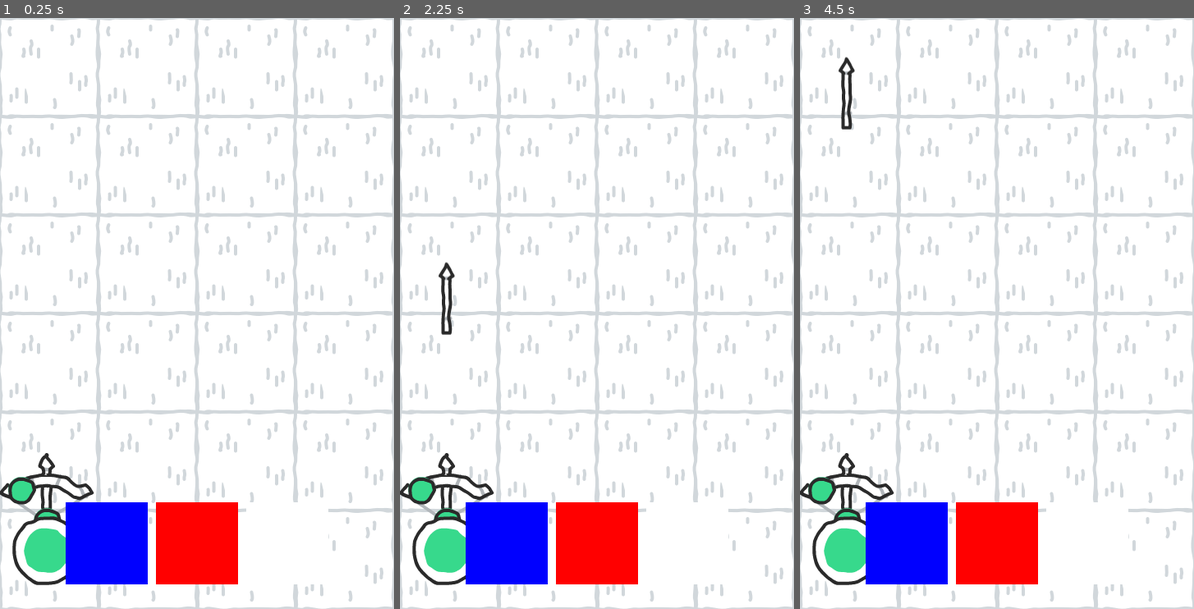
Above: before the commit, frames 1-3 (left to right).
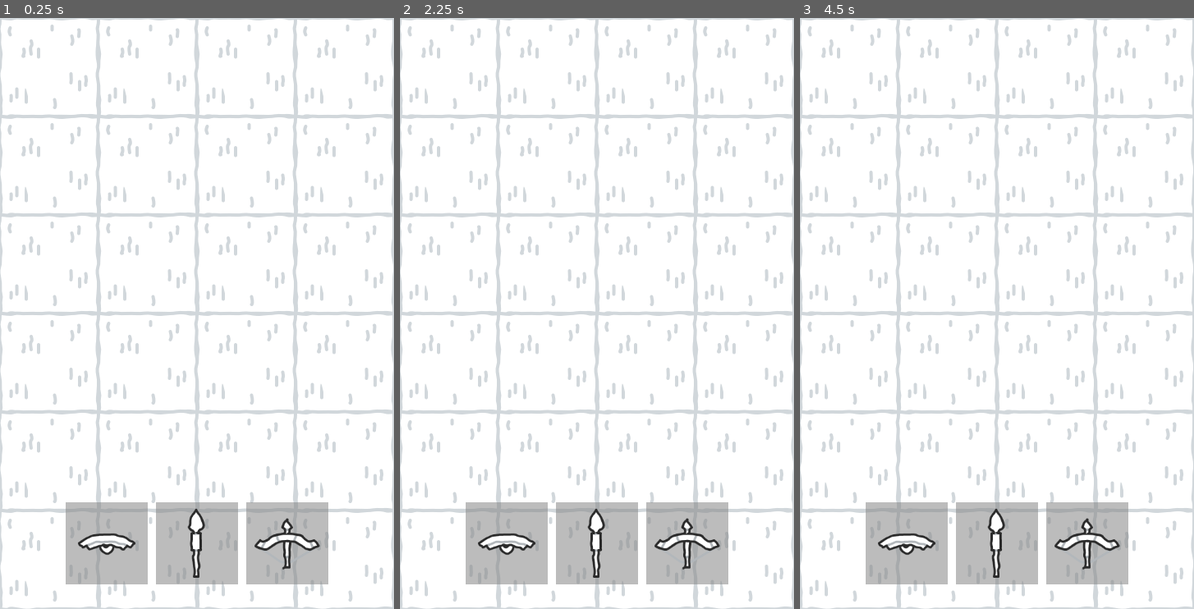
Above: after the commit, the same moments.

Repository: martinboue/ludum-dare-54
Game: Godot game, scene res://src/world.tscn
Same seed, same stepped clock (60 frames per second), same inputs: the game is played once before the commit and once after it.
Inputs (mouse positions are in pixels of both pictures, inside the frame that each line leads up to):
- Up to frame 1 (0.25 s): no input
- Up to frame 2 (2.25 s): tap Enter at 0.5, 2 s; move the mouse to (447, 65) at 0.52 s; click (447, 65) at 0.67 s; tap Space at 1.25 s; move the mouse to (447, 65) at 1.27 s; click (447, 65) at 1.42 s; move the mouse to (447, 165) at 2.02 s; click (447, 165) at 2.17 s
- Up to frame 3 (4.5 s): move the mouse to (847, 165) at 2.77 s; click (847, 165) at 2.92 s; tap Space at 3.5 s; move the mouse to (847, 266) at 3.52 s; click (847, 266) at 3.67 s; move the mouse to (847, 266) at 4.27 s; click (847, 266) at 4.42 s

The runs differ from the first frame. In frame 1, 10% of the frame differs, in the area x 0-84%, y 73-96%; in frame 2, 11%; in frame 3, 11%, in the area x 0-84%, y 6-96%.

Commit message:
feat: change unit type based on unit picker used

Diff:
--- a/src/hud.tscn
+++ b/src/hud.tscn
@@ -1,8 +1,11 @@
-[gd_scene load_steps=4 format=3 uid="uid://5wxrk2uhicqd"]
+[gd_scene load_steps=7 format=3 uid="uid://5wxrk2uhicqd"]
 
 [ext_resource type="Script" path="res://src/hud.gd" id="1_qj2h8"]
 [ext_resource type="PackedScene" uid="uid://d4cr3cqb57b63" path="res://src/unit_picker.tscn" id="1_vqrfc"]
 [ext_resource type="PackedScene" uid="uid://hxlj6ss44p5n" path="res://src/hud/defeat/defeat.tscn" id="3_3uo3g"]
+[ext_resource type="Texture2D" uid="uid://dsjolfdih043w" path="res://src/units/shielder/shield_curved.png" id="3_x1hve"]
+[ext_resource type="Texture2D" uid="uid://dvncsglnslsqn" path="res://src/units/soldier/weapon_spear.png" id="4_gygad"]
+[ext_resource type="Texture2D" uid="uid://5ctua252tcvj" path="res://src/units/archer/bow_loaded.png" id="5_hh532"]
 
 [node name="HUD" type="CanvasLayer"]
 script = ExtResource("1_qj2h8")
@@ -22,15 +25,29 @@
 
 [node name="DefenderUnit" parent="HBoxContainer" instance=ExtResource("1_vqrfc")]
 layout_mode = 2
-color = Color(0, 0, 1, 1)
+
+[node name="Sprite2D" type="Sprite2D" parent="HBoxContainer/DefenderUnit"]
+position = Vector2(50, 51)
+scale = Vector2(0.664063, 0.664063)
+texture = ExtResource("3_x1hve")
 
 [node name="SoldierUnit" parent="HBoxContainer" instance=ExtResource("1_vqrfc")]
 layout_mode = 2
-color = Color(1, 0, 0, 1)
 value = 1
+
+[node name="Sprite2D" type="Sprite2D" parent="HBoxContainer/SoldierUnit"]
+position = Vector2(49, 50)
+scale = Vector2(0.6875, 0.6875)
+texture = ExtResource("4_gygad")
 
 [node name="ArcherUnit" parent="HBoxContainer" instance=ExtResource("1_vqrfc")]
 layout_mode = 2
+value = 2
+
+[node name="Sprite2D" type="Sprite2D" parent="HBoxContainer/ArcherUnit"]
+position = Vector2(50, 50)
+scale = Vector2(0.691406, 0.691406)
+texture = ExtResource("5_hh532")
 
 [node name="Defeat" parent="." instance=ExtResource("3_3uo3g")]
 anchors_preset = 8
--- a/src/map/map.gd
+++ b/src/map/map.gd
@@ -10,7 +10,11 @@
 var spawner_scene = preload("res://src/map/spawner/spawner.tscn")
 
 # Units scenes
-var wall_scene = preload("res://src/units/shielder/shielder.tscn")
+var unit_scenes = [
+	preload("res://src/units/shielder/shielder.tscn"),
+	preload("res://src/units/shielder/shielder.tscn"),
+	preload("res://src/units/archer/archer.tscn")
+]
 
 @onready var cell_width = tilemap.tile_set.tile_size.x
 @onready var cell_height = tilemap.tile_set.tile_size.y
@@ -61,8 +65,7 @@
 
 func spawn_friendly_unit_at(unit_type, col, row) -> void:
 	# Todo handle unit type
-	var unit = null
-	unit = wall_scene.instantiate()
+	var unit = unit_scenes[unit_type].instantiate()
 	unit.position.x = col * cell_width + cell_width / 2.0
 	unit.position.y = nb_row * cell_height
 	add_child(unit)
--- a/src/unit_picker.tscn
+++ b/src/unit_picker.tscn
@@ -14,6 +14,7 @@
 grow_horizontal = 2
 grow_vertical = 2
 scale = Vector2(0.883273, 0.883273)
+color = Color(0.509804, 0.509804, 0.509804, 0.533333)
 script = ExtResource("1_s5oal")
 
 [node name="Border" type="ColorRect" parent="."]
--- a/src/world.tscn
+++ b/src/world.tscn
@@ -1,19 +1,14 @@
-[gd_scene load_steps=5 format=3 uid="uid://5xxp6pditk76"]
+[gd_scene load_steps=4 format=3 uid="uid://5xxp6pditk76"]
 
 [ext_resource type="Script" path="res://src/world.gd" id="1_0r1rl"]
 [ext_resource type="PackedScene" uid="uid://5wxrk2uhicqd" path="res://src/hud.tscn" id="1_jnbij"]
 [ext_resource type="PackedScene" uid="uid://dv8et4lw8l01b" path="res://src/map/map.tscn" id="1_yghnl"]
-[ext_resource type="PackedScene" uid="uid://dcs2ldo4irlkm" path="res://src/units/archer/archer.tscn" id="3_hos37"]
 
 [node name="World" type="Node2D"]
 script = ExtResource("1_0r1rl")
 
 [node name="Map" parent="." instance=ExtResource("1_yghnl")]
 
-[node name="Archer" parent="Map" instance=ExtResource("3_hos37")]
-position = Vector2(57, 649)
-speed = 0
-
 [node name="HUD" parent="." instance=ExtResource("1_jnbij")]
 
 [connection signal="cell_clicked" from="Map" to="." method="_on_map_cell_clicked"]
Binary file added: src/units/soldier/weapon_spear.png
Not shown, added: src/units/soldier/weapon_spear.png.import
